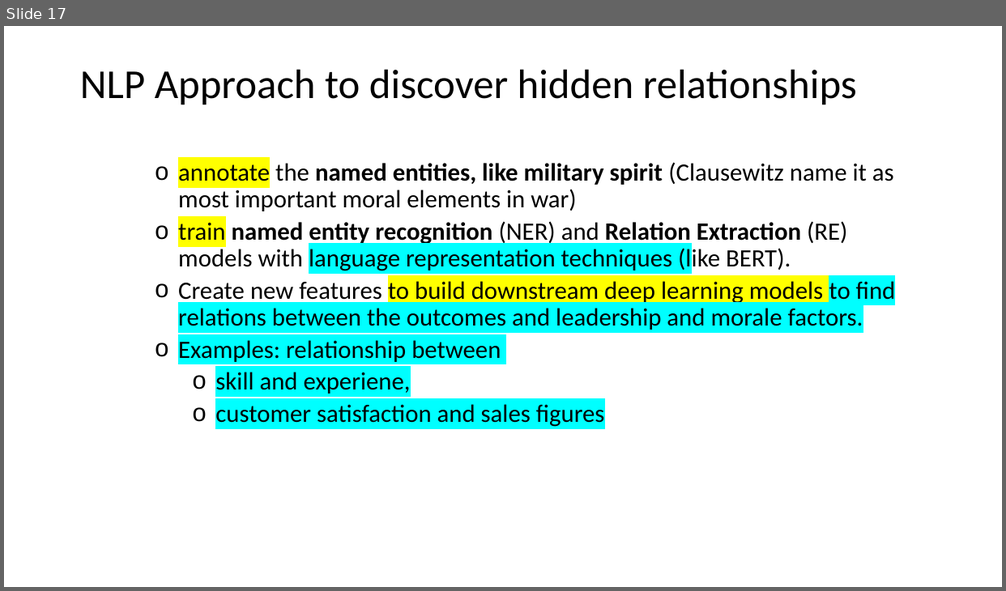
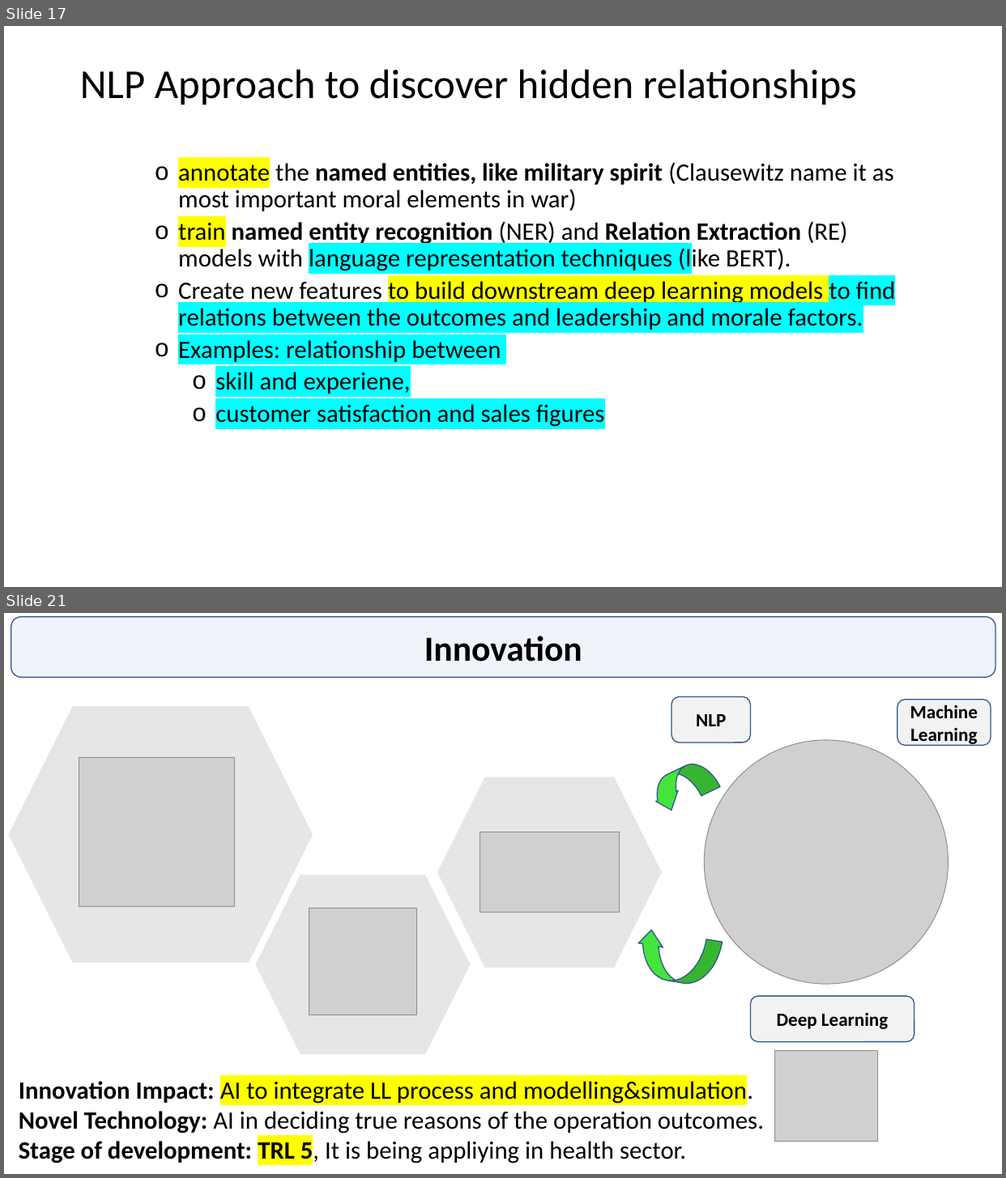
Before and after one commit to GurkanGitHub/PhD, a slide deck: PhD Discussion.pptx. Shown one above the other, each under a label of ours: slide 17 before the commit, slides 17 and 21 after it; the slides between them are not shown. The pictures are 1006x591 and 1006x1178 pixels, drawn with LibreOffice and Linux fonts; fonts in the diff are those of the drawing; grey boxes stand for pictures. Boxes give left, top, right and bottom in pixels: in the first picture for what was removed or moved away, otherwise in the second. Text is boxed around its words. In the diff, an @@ line names an element or a change of style, - is before the commit and + after.

```diff
--- a/PhD Discussion.pptx
+++ b/PhD Discussion.pptx
@@ slide 21 added at (x1=4, y1=613, x2=1002, y2=1174), background #FFFFFF @@
@@ rounded rectangle added at (x1=11, y1=617, x2=996, y2=677), fill #4472C4 at 8% opacity, outline #325491 1 pt, 34 pt, text #000000, bold @@
+Innovation
@@ hexagon added at (x1=9, y1=707, x2=313, y2=964), fill #E7E6E6 @@
@@ rounded rectangle added at (x1=671, y1=697, x2=750, y2=743), fill #F2F2F2, outline #325491 1 pt, 18 pt, text #000000, bold @@
+NLP
@@ rounded rectangle added at (x1=898, y1=700, x2=991, y2=746), fill #F2F2F2, outline #325491 1 pt, 18 pt, text #000000, bold @@
+Machine Learning
@@ picture added at (x1=79, y1=758, x2=235, y2=907) @@
@@ curved right arrow added at (x1=646, y1=756, x2=719, y2=815), fill #44E43C, outline #325491 1 pt @@
@@ picture added at (x1=704, y1=740, x2=948, y2=984) @@
@@ hexagon added at (x1=437, y1=777, x2=662, y2=968), fill #E7E6E6 @@
@@ picture added at (x1=480, y1=833, x2=620, y2=913) @@
@@ hexagon added at (x1=256, y1=875, x2=471, y2=1054), fill #E7E6E6 @@
@@ picture added at (x1=309, y1=908, x2=416, y2=1015) @@
@@ curved left arrow added at (x1=632, y1=928, x2=722, y2=988), fill #44E43C, outline #325491 1 pt @@
@@ rounded rectangle added at (x1=750, y1=996, x2=914, y2=1042), fill #F2F2F2, outline #325491 1 pt, 18 pt, text #000000, bold @@
+Deep Learning
@@ picture added at (x1=775, y1=1051, x2=878, y2=1142) @@
@@ text added at (x1=19, y1=1078, x2=764, y2=1165), 24 pt, text #000000 @@
+Innovation Impact: AI to integrate LL process and modelling&simulation.
+Novel Technology: AI in deciding true reasons of the operation outcomes.
+Stage of development: TRL 5, It is being appliying in health sector.
```
Also in this commit, not shown: 4 slides changed, 7 other slides added, 4 slides removed, 8 other files.
